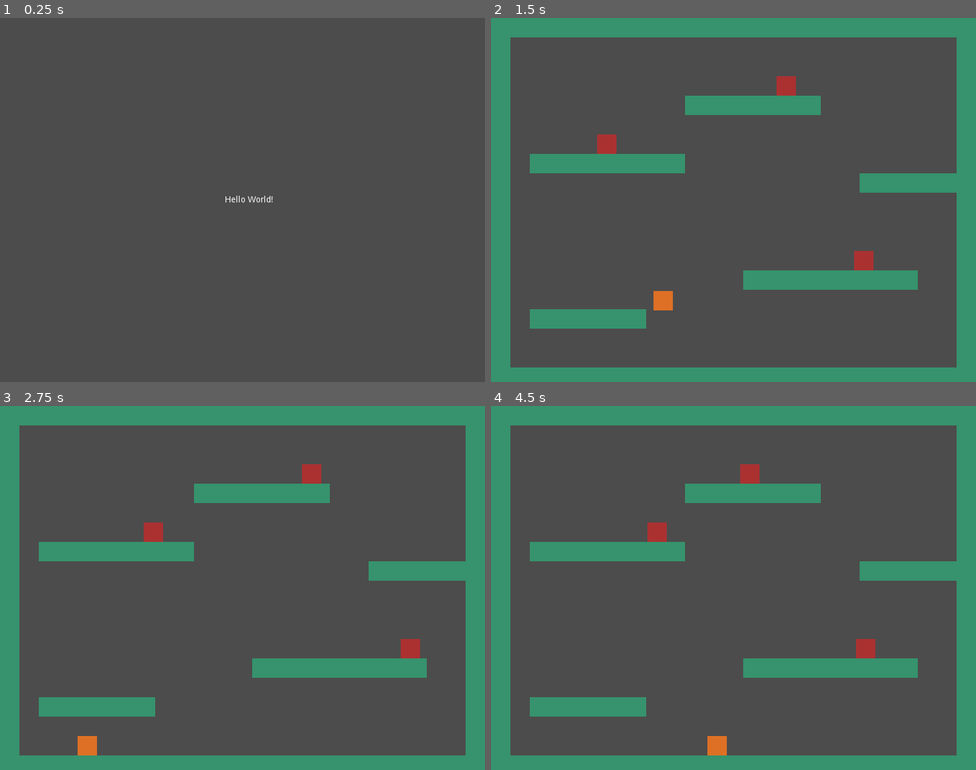
Above: before the commit, frames 1-4 (two rows, left to right).
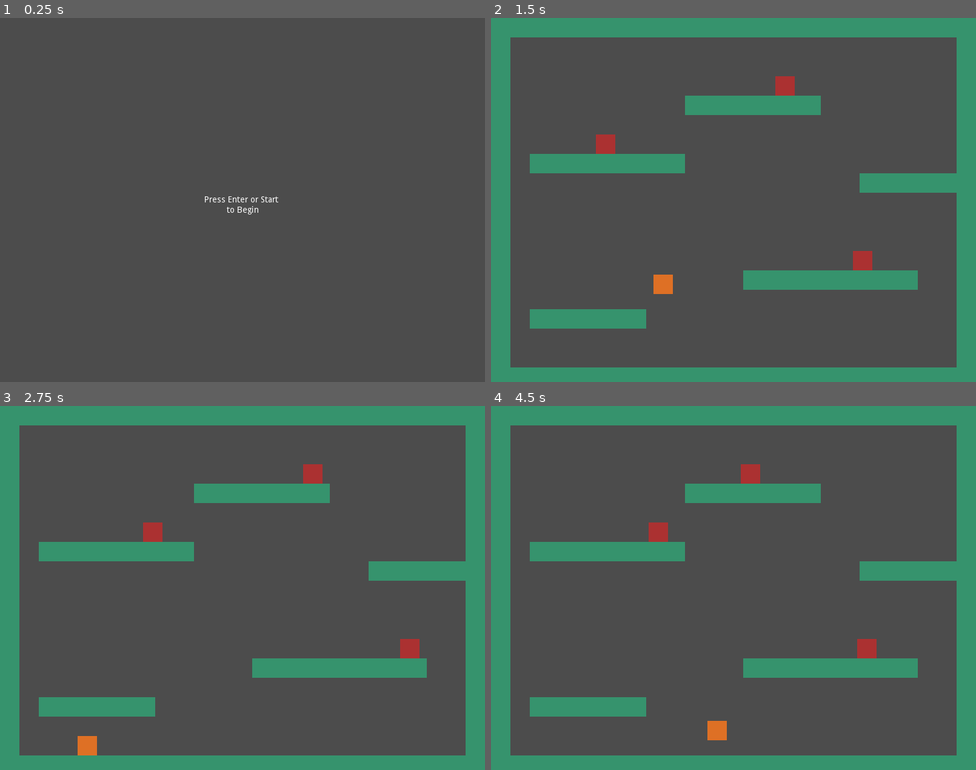
Above: after the commit, the same moments.

Repository: autto91/GameOff2021
Game: Godot game, scene res://scenes/main/Main.tscn
The game is run twice, just before and just after one commit, with the same random seed, the same clock (stepped at 60 frames per second) and the same inputs.
Inputs:
- Up to frame 1 (0.25 s): no input
- Up to frame 2 (1.5 s): tap Enter (m_start, bound only after the commit) at 0.5 s; hold Enter (m_start, bound only after the commit) 0.53-1.28 s; hold Right (p_right) from 0.53 s (still down); tap Space (p_jump) at 0.77, 0.8, 1.07, 1.35 s
- Up to frame 3 (2.75 s): tap Space (p_jump) at 1.52, 1.82, 2.3 s; tap Enter (m_start, bound only after the commit) at 1.55 s; release Right (p_right) at 2.03 s; hold Left (p_left) from 2.03 s (still down); hold Shift (p_run) from 2.03 s (still down)
- Up to frame 4 (4.5 s): release Left (p_left) at 2.78 s; release Shift (p_run) at 2.78 s; hold Right (p_right) 2.78-4.28 s; tap Enter (m_start, bound only after the commit) at 2.85 s; tap Space (p_jump) at 3.02, 3.32, 3.77, 3.8, 4.07, 4.35 s; hold Enter (m_start, bound only after the commit) 3.53-4.28 s; hold Left (p_left) from 4.28 s (still down)

The runs differ from the first frame. In frame 1, 0.2% of the frame differs, in the area x 42-58%, y 48-54%; in frame 2, 0.4%, in the area x 21-79%, y 16-81%; in frame 3, less than 0.1%; in frame 4, 0.4%.

Commit message:
added rudimentary patch system

Diff:
--- /dev/null
+++ b/src/entities/patch/Patch.tscn
@@ -0,0 +1,21 @@
+[gd_scene load_steps=4 format=2]
+
+[ext_resource path="res://assets/patch.png" type="Texture" id=1]
+[ext_resource path="res://entities/patch/patch.gd" type="Script" id=2]
+
+[sub_resource type="RectangleShape2D" id=1]
+extents = Vector2( 12, 12 )
+
+[node name="Patch" type="Area2D"]
+script = ExtResource( 2 )
+__meta__ = {
+"_edit_group_": true
+}
+
+[node name="Sprite" type="Sprite" parent="."]
+texture = ExtResource( 1 )
+
+[node name="CollisionShape2D" type="CollisionShape2D" parent="."]
+shape = SubResource( 1 )
+
+[connection signal="body_entered" from="." to="." method="_on_patch_body_entered"]
--- /dev/null
+++ b/src/entities/patch/patch.gd
@@ -0,0 +1,15 @@
+class_name Patch
+extends Area2D
+
+signal patch_collected(patch_type)
+
+enum PatchType {
+	DOUBLE_JUMP = 0,
+}
+
+export (PatchType) var active_patch := PatchType.DOUBLE_JUMP
+
+
+func _on_patch_body_entered(_body: Node) -> void:
+	emit_signal('patch_collected', active_patch)
+	queue_free()
--- a/src/entities/player/Player.gd
+++ b/src/entities/player/Player.gd
@@ -1,11 +1,16 @@
 class_name Player
 extends KinematicBody2D
+
+enum PatchType {
+	DOUBLE_JUMP = 0,
+}
 
 enum MoveDirection {
 	NONE = 0,
 	RIGHT = 1,
 	LEFT = -1,
 }
+
 
 const gravity := 1000
 const walk_speed := 200
@@ -16,7 +21,14 @@
 const coyote_time := 0.1
 
 var velocity := Vector2.ZERO
+var jump_num := 0
 var has_coyote_time := true
+
+var patch_state = {
+	PatchType.DOUBLE_JUMP: {
+		'enabled': false
+	}
+}
 
 
 func _handle_direction_input() -> void:
@@ -39,12 +51,32 @@
 		velocity.x = lerp(velocity.x, 0, friction)
 
 
+func _handle_jump(delta: float) -> void:
+	if Input.is_action_just_pressed('p_jump') and has_coyote_time:
+		if jump_num == 0:
+			velocity.y = -jump_speed
+			jump_num += 1
+
+	if Input.is_action_just_pressed('p_jump') and not has_coyote_time and not is_on_floor() and patch_state[PatchType.DOUBLE_JUMP]['enabled']:
+		if jump_num == 1:
+			velocity.y = -jump_speed
+			jump_num += 1
+
+	velocity.y += gravity * delta
+
+	if Input.is_action_just_released('p_jump') and velocity.y < 0:
+		velocity.y = 0
+
+
 func _handle_coyote_time() -> void:
 	yield(get_tree().create_timer(coyote_time), 'timeout')
 	has_coyote_time = false
 
 
 func _physics_process(delta: float) -> void:
+	if is_on_floor():
+		jump_num = 0
+
 	_handle_direction_input()
 
 	if is_on_floor():
@@ -52,12 +84,12 @@
 	else:
 		_handle_coyote_time()
 
-	if Input.is_action_just_pressed('p_jump') and has_coyote_time:
-		velocity.y = -jump_speed
-
-	velocity.y += gravity * delta
-
-	if Input.is_action_just_released('p_jump') and velocity.y < 0:
-		velocity.y = 0
+	_handle_jump(delta)
 
 	velocity = move_and_slide(velocity, Vector2.UP)
+
+
+func _on_patch_collected(patch_type: int) -> void:
+	match patch_type:
+		PatchType.DOUBLE_JUMP:
+			patch_state[PatchType.DOUBLE_JUMP]['enabled'] = true
--- a/src/levels/Debug.tscn
+++ b/src/levels/Debug.tscn
@@ -1,8 +1,9 @@
-[gd_scene load_steps=4 format=2]
+[gd_scene load_steps=5 format=2]
 
 [ext_resource path="res://tilesets/debug_tiles.tres" type="TileSet" id=1]
 [ext_resource path="res://entities/player/Player.tscn" type="PackedScene" id=2]
 [ext_resource path="res://entities/enemy-one/EnemyOne.tscn" type="PackedScene" id=3]
+[ext_resource path="res://entities/patch/Patch.tscn" type="PackedScene" id=4]
 
 [node name="Debug" type="Node2D"]
 
@@ -25,3 +26,12 @@
 
 [node name="EnemyThree" parent="Enemies" instance=ExtResource( 3 )]
 position = Vector2( 440, 112 )
+
+[node name="Patches" type="Node2D" parent="."]
+
+[node name="Patch" parent="Patches" instance=ExtResource( 4 )]
+position = Vector2( 216, 464 )
+gravity_vec = Vector2( 0, 0 )
+gravity = 0.0
+
+[connection signal="patch_collected" from="Patches/Patch" to="Player" method="_on_patch_collected"]
--- a/src/project.godot
+++ b/src/project.godot
@@ -24,6 +24,11 @@
 "language": "GDScript",
 "path": "res://scenes/main/main.gd"
 }, {
+"base": "Area2D",
+"class": "Patch",
+"language": "GDScript",
+"path": "res://entities/patch/patch.gd"
+}, {
 "base": "KinematicBody2D",
 "class": "Player",
 "language": "GDScript",
@@ -33,6 +38,7 @@
 "EnemyOne": "",
 "InputManager": "",
 "Main": "",
+"Patch": "",
 "Player": ""
 }
 
@@ -84,6 +90,12 @@
 , Object(InputEventJoypadButton,"resource_local_to_scene":false,"resource_name":"","device":0,"button_index":10,"pressure":0.0,"pressed":false,"script":null)
  ]
 }
+m_start={
+"deadzone": 0.5,
+"events": [ Object(InputEventKey,"resource_local_to_scene":false,"resource_name":"","device":0,"alt":false,"shift":false,"control":false,"meta":false,"command":false,"pressed":false,"scancode":16777221,"unicode":0,"echo":false,"script":null)
+, Object(InputEventJoypadButton,"resource_local_to_scene":false,"resource_name":"","device":0,"button_index":11,"pressure":0.0,"pressed":false,"script":null)
+ ]
+}
 
 [physics]
 
--- a/src/scenes/main/Main.gd
+++ b/src/scenes/main/Main.gd
@@ -2,6 +2,6 @@
 extends Node
 
 
-func _ready() -> void:
-	yield(get_tree().create_timer(0.5), 'timeout')
-	var _scene := get_tree().change_scene("res://levels/Debug.tscn")
+func _input(event: InputEvent) -> void:
+	if event.is_action_pressed('m_start'):
+		var _scene = get_tree().change_scene("res://levels/Debug.tscn")
--- a/src/scenes/main/Main.tscn
+++ b/src/scenes/main/Main.tscn
@@ -10,11 +10,15 @@
 anchor_top = 0.5
 anchor_right = 0.5
 anchor_bottom = 0.5
-margin_left = -29.0
+margin_left = -89.5
 margin_top = -7.0
-margin_right = 29.0
+margin_right = 89.5
 margin_bottom = 7.0
-text = "Hello World!"
+text = "Press Enter or Start
+to Begin"
+align = 1
+valign = 1
+autowrap = true
 __meta__ = {
 "_edit_use_anchors_": false
 }
Binary file added: src/assets/patch.png
Not shown, added: src/assets/patch.png.import
Not shown, added: raw-assets/patch.aseprite
